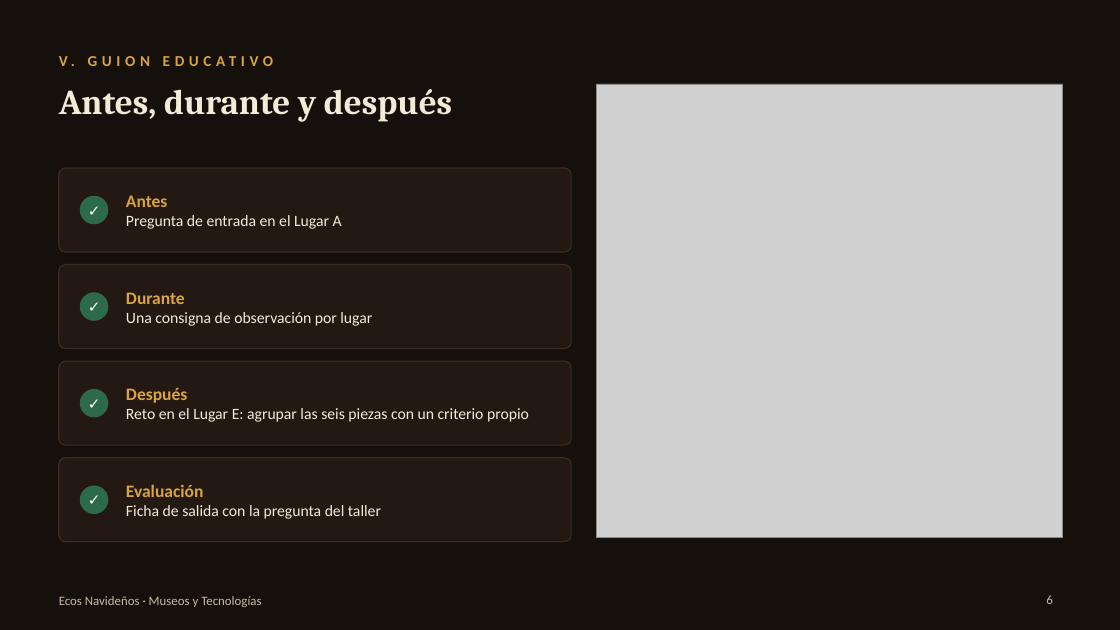
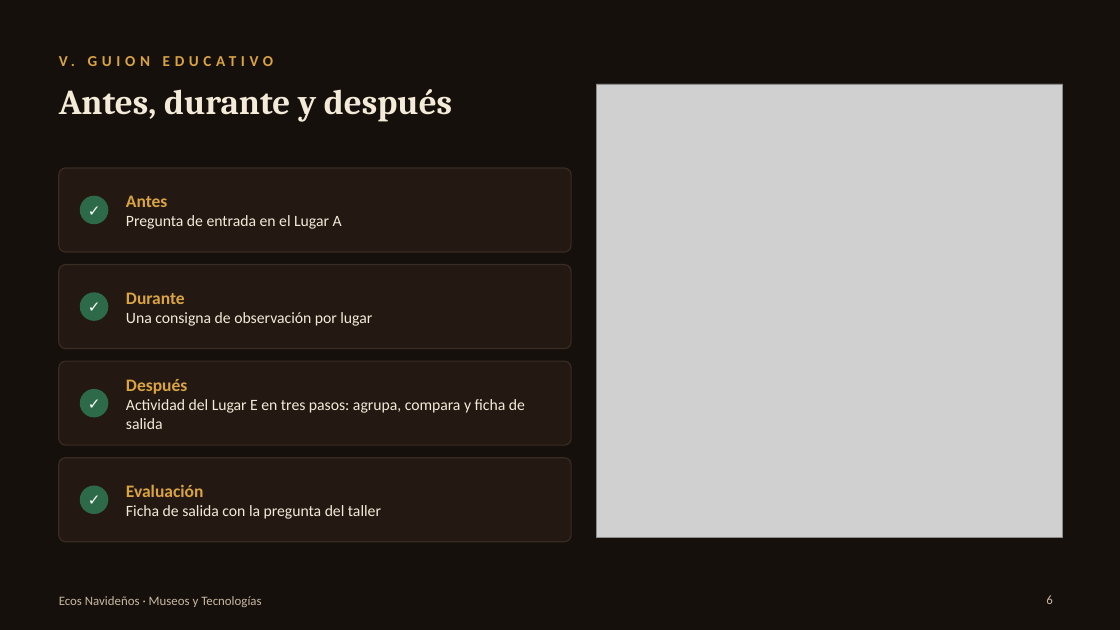
Before and after one commit to laurarobayo121/museos, a slide deck: slide 6 of Presentacion_Ecos_Navidenos.pptx. Drawn at 1120x630 pixels with LibreOffice and Linux fonts; fonts in the diff are those of the drawing; grey boxes stand for pictures. Boxes give left, top, right and bottom in pixels: in the first picture for what was removed or moved away, otherwise in the second. Text is boxed around its words. In the diff, an @@ line names an element or a change of style, - is before the commit and + after.

```diff
--- a/Presentacion_Ecos_Navidenos.pptx
+++ b/Presentacion_Ecos_Navidenos.pptx
@@ text at bbox=[126, 399, 525, 429]: text changed @@
-Reto en el Lugar E: agrupar las seis piezas con un criterio propio
+Actividad del Lugar E en tres pasos: agrupa, compara y ficha de salida
```
Also in this commit, not shown: 2 other slides changed, 1 slide added.
